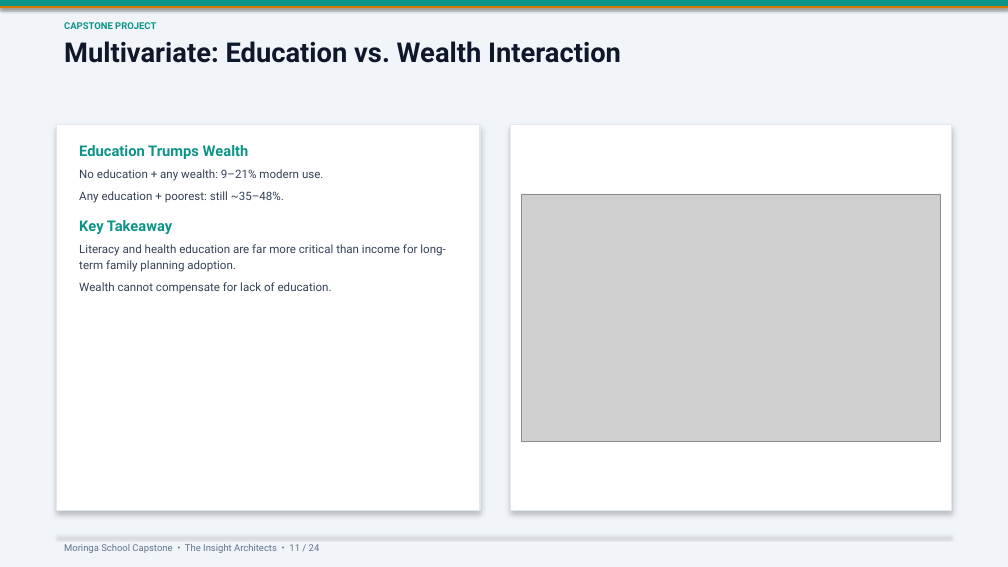
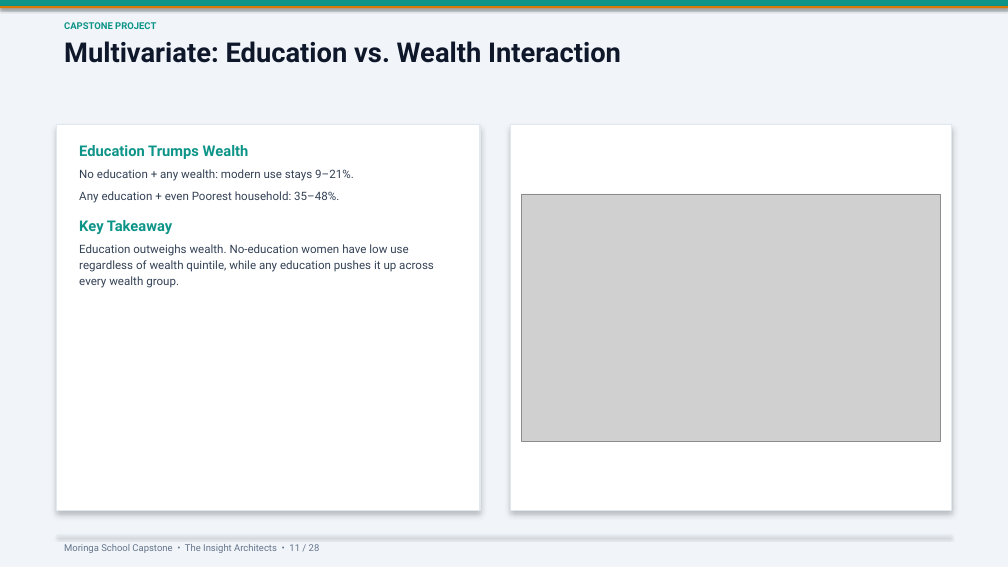
Before and after one commit to symekah1999/Predicting-contraceptive-use-among-women_Capstone-Project-The-Insight-Architects-, a slide deck: slide 11 of Predicting_Contraceptive_Use_Presentation_Updated.pptx. Drawn at 1008x567 pixels with LibreOffice and Linux fonts; fonts in the diff are those of the drawing; grey boxes stand for pictures. Boxes give left, top, right and bottom in pixels: in the first picture for what was removed or moved away, otherwise in the second. Text is boxed around its words. In the diff, an @@ line names an element or a change of style, - is before the commit and + after.

```diff
--- a/Predicting_Contraceptive_Use_Presentation_Updated.pptx
+++ b/Predicting_Contraceptive_Use_Presentation_Updated.pptx
@@ text at <box>79,169,354,203</box>: text changed @@
-No education + any wealth: 9–21% modern use.
-Any education + poorest: still ~35–48%.
+No education + any wealth: modern use stays 9–21%.
+Any education + even Poorest household: 35–48%.
@@ text at <box>79,244,434,288</box>: text changed @@
-Literacy and health education are far more critical than income for long-term family planning adoption.
-Wealth cannot compensate for lack of education.
+Education outweighs wealth. No-education women have low use regardless of wealth quintile, while any education pushes it up across every wealth group.
```
Also in this commit, not shown: 21 other slides changed, 2 slides added, 1 other file.
